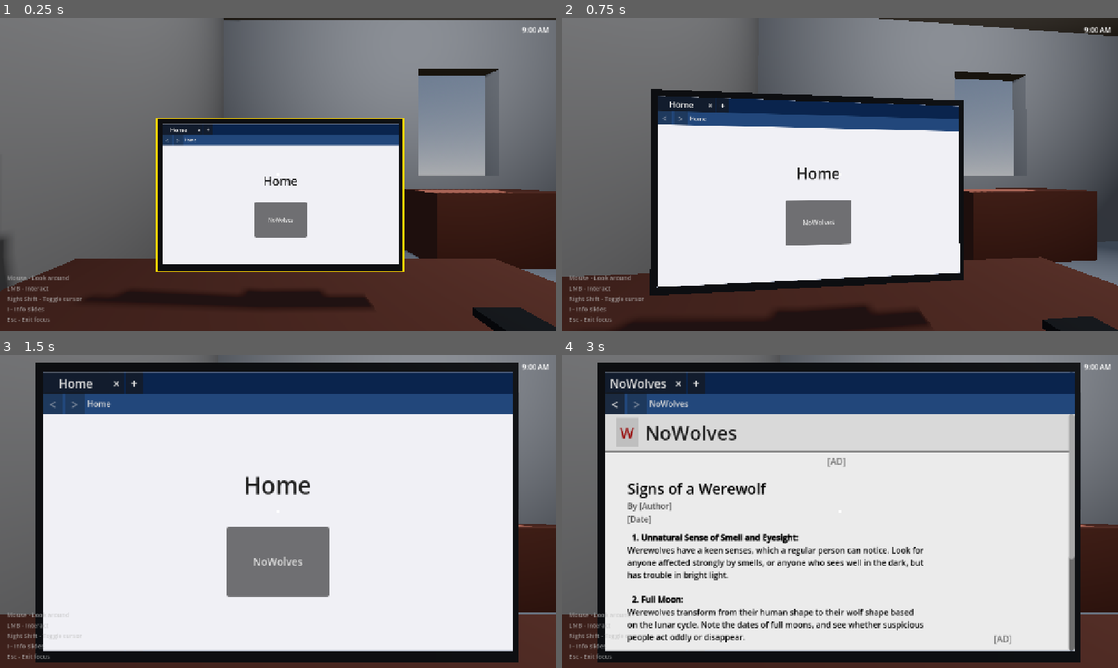
Above: before the commit, frames 1-4 (two rows, left to right).
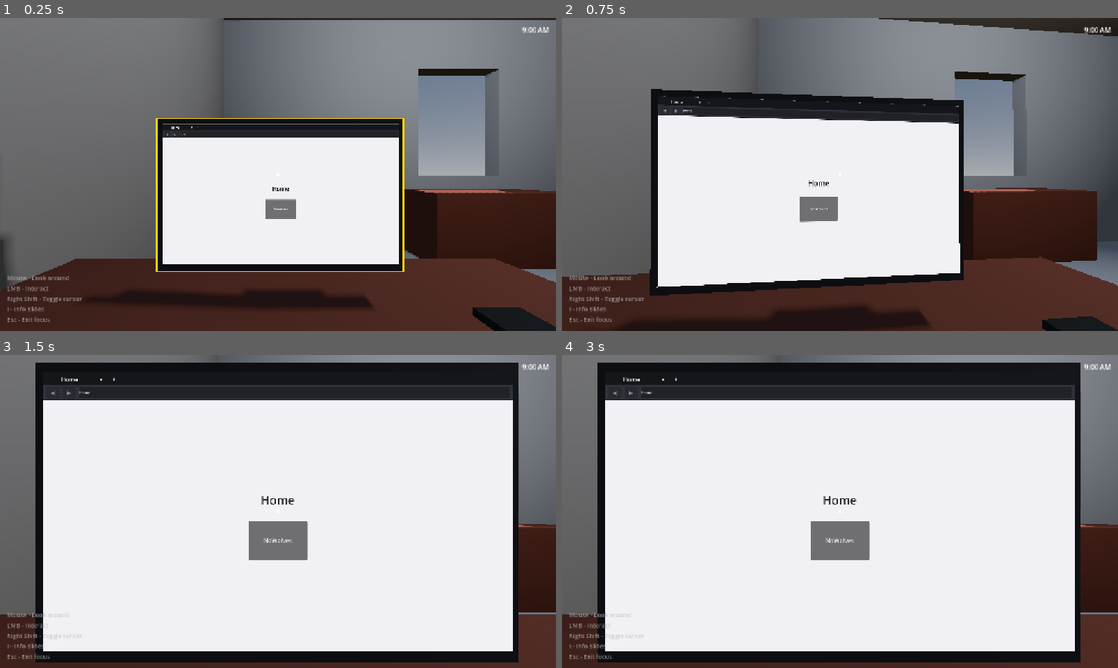
Above: after the commit, the same moments.

Repository: nickcyran/werewolf-on-campus
Game: Godot game, scene res://room/room.tscn
Same seed, same stepped clock (60 frames per second), same inputs: the game is played once before the commit and once after it.
Inputs (mouse positions are in pixels of both pictures, inside the frame that each line leads up to):
- Up to frame 1 (0.25 s): no input
- Up to frame 2 (0.75 s): tap Enter at 0.5 s; move the mouse to (867, 174) at 0.52 s; press the mouse at (867, 174) at 0.53 s
- Up to frame 3 (1.5 s): tap Space at 1.25 s; move the mouse to (166, 527) at 1.27 s; release the mouse at (166, 527) at 1.28 s; tap I (toggle_info) at 1.35 s
- Up to frame 4 (3 s): tap Enter at 2 s; move the mouse to (895, 442) at 2.02 s; hold Shift (toggle_mouse) 2.03-2.78 s; tap Space at 2.75 s; move the mouse to (812, 574) at 2.77 s; click (812, 574) at 2.85 s

The runs differ from the first frame. In frame 1, 3.7% of the frame differs, in the area x 29-72%, y 33-71%; in frame 2, 5.7%; in frame 3, 15%; in frame 4, 28%, in the area x 7-93%, y 5-95%.

Commit message:
fixed browser text scaling

Diff:
--- a/browser/browser.gd
+++ b/browser/browser.gd
@@ -11,7 +11,7 @@
 @onready var _tabs_hbox: HBoxContainer = $"Browser Content/TabStrip/TabsHBox"
 @onready var _back_btn: Button = $"Browser Content/NavBar/NavBarHBox/BackBtn"
 @onready var _forward_btn: Button = $"Browser Content/NavBar/NavBarHBox/ForwardBtn"
-@onready var _address_label: Label = $"Browser Content/NavBar/NavBarHBox/AddressLabel"
+@onready var _address_label: Label = $"Browser Content/NavBar/NavBarHBox/AddressBar/AddressLabel"
 
 var _tabs: Array[BrowserTab] = []
 var _active_tab: int = -1
@@ -25,7 +25,8 @@
 
 	_new_tab_btn = Button.new()
 	_new_tab_btn.text = "+"
-	_new_tab_btn.custom_minimum_size = Vector2(24, 0)
+	_new_tab_btn.custom_minimum_size = Vector2(40, 0)
+	_new_tab_btn.size_flags_vertical = Control.SIZE_SHRINK_END
 	_new_tab_btn.theme_type_variation = &"NewTabButton"
 	_new_tab_btn.pressed.connect(_on_new_tab_pressed)
 	_tabs_hbox.add_child(_new_tab_btn)
@@ -146,7 +147,8 @@
 
 	var btn := Button.new()
 	btn.text = "New Tab"
-	btn.custom_minimum_size = Vector2(90, 0)
+	btn.custom_minimum_size = Vector2(144, 0)
+	btn.size_flags_vertical = Control.SIZE_SHRINK_END
 	btn.clip_text = true
 	btn.text_overrun_behavior = TextServer.OVERRUN_TRIM_ELLIPSIS
 	btn.theme_type_variation = &"TabInactive"
@@ -154,7 +156,8 @@
 
 	var close_btn := Button.new()
 	close_btn.text = "\u00d7"
-	close_btn.custom_minimum_size = Vector2(20, 0)
+	close_btn.custom_minimum_size = Vector2(28, 0)
+	close_btn.size_flags_vertical = Control.SIZE_SHRINK_END
 	close_btn.theme_type_variation = &"TabClose"
 	close_btn.pressed.connect(_on_tab_close_clicked.bind(container))
 
--- a/browser/browser.tscn
+++ b/browser/browser.tscn
@@ -22,7 +22,7 @@
 anchor_bottom = 1.0
 grow_horizontal = 2
 grow_vertical = 2
-color = Color(0.503, 0.554, 0.579, 1)
+color = Color(0.11, 0.12, 0.14, 1)
 
 [node name="Browser Content" type="VBoxContainer" parent="." unique_id=763080510]
 layout_mode = 1
@@ -34,7 +34,7 @@
 theme_override_constants/separation = 0
 
 [node name="TabStrip" type="Control" parent="Browser Content" unique_id=507449811]
-custom_minimum_size = Vector2(0, 28)
+custom_minimum_size = Vector2(0, 34)
 layout_mode = 2
 
 [node name="TabStripBG" type="ColorRect" parent="Browser Content/TabStrip" unique_id=2044685492]
@@ -44,7 +44,7 @@
 anchor_bottom = 1.0
 grow_horizontal = 2
 grow_vertical = 2
-color = Color(0.06, 0.15, 0.3, 1)
+color = Color(0.09, 0.1, 0.12, 1)
 
 [node name="TabsHBox" type="HBoxContainer" parent="Browser Content/TabStrip" unique_id=1169295527]
 layout_mode = 1
@@ -53,10 +53,11 @@
 anchor_bottom = 1.0
 grow_horizontal = 2
 grow_vertical = 2
-theme_override_constants/separation = 2
+theme_override_constants/separation = 1
+metadata/_edit_use_anchors_ = true
 
 [node name="NavBar" type="Control" parent="Browser Content" unique_id=252710286]
-custom_minimum_size = Vector2(0, 26)
+custom_minimum_size = Vector2(0, 38)
 layout_mode = 2
 
 [node name="NavBarBG" type="ColorRect" parent="Browser Content/NavBar" unique_id=407574392]
@@ -66,35 +67,54 @@
 anchor_bottom = 1.0
 grow_horizontal = 2
 grow_vertical = 2
-color = Color(0.14, 0.28, 0.48, 1)
+color = Color(0.19, 0.2, 0.23, 1)
 
 [node name="NavBarHBox" type="HBoxContainer" parent="Browser Content/NavBar" unique_id=142889367]
 layout_mode = 1
-anchors_preset = 15
+anchors_preset = -1
 anchor_right = 1.0
 anchor_bottom = 1.0
-grow_horizontal = 2
-grow_vertical = 2
-theme_override_constants/separation = 4
+offset_left = 8.0
+offset_top = 4.0
+offset_right = -8.0
+offset_bottom = -4.0
+theme_override_constants/separation = 8
+alignment = 1
 
 [node name="BackBtn" type="Button" parent="Browser Content/NavBar/NavBarHBox" unique_id=332798419]
-custom_minimum_size = Vector2(26, 0)
+custom_minimum_size = Vector2(36, 28)
 layout_mode = 2
+size_flags_vertical = 4
 theme_type_variation = &"NavButton"
-text = "<"
+text = "◀"
+icon_alignment = 1
 
 [node name="ForwardBtn" type="Button" parent="Browser Content/NavBar/NavBarHBox" unique_id=206801185]
-custom_minimum_size = Vector2(26, 0)
+custom_minimum_size = Vector2(36, 28)
 layout_mode = 2
+size_flags_vertical = 4
 theme_type_variation = &"NavButton"
-text = ">"
+text = "▶"
+icon_alignment = 1
 
-[node name="AddressLabel" type="Label" parent="Browser Content/NavBar/NavBarHBox" unique_id=498520388]
+[node name="AddressBar" type="PanelContainer" parent="Browser Content/NavBar/NavBarHBox" unique_id=1080606760]
+custom_minimum_size = Vector2(0, 28)
 layout_mode = 2
 size_flags_horizontal = 3
-theme_override_colors/font_color = Color(0.85, 0.85, 0.85, 1)
+size_flags_vertical = 4
+theme_type_variation = &"AddressBar"
+
+[node name="AddressLabel" type="Label" parent="Browser Content/NavBar/NavBarHBox/AddressBar" unique_id=498520388]
+layout_mode = 2
+theme_override_colors/font_color = Color(0.78, 0.8, 0.85, 1)
 theme_override_font_sizes/font_size = 11
 vertical_alignment = 1
+text_overrun_behavior = 3
+
+[node name="ContentDivider" type="ColorRect" parent="Browser Content" unique_id=1928374651]
+custom_minimum_size = Vector2(0, 1)
+layout_mode = 2
+color = Color(0.05, 0.06, 0.08, 1)
 
 [node name="Site" type="Control" parent="Browser Content" unique_id=1084887329]
 layout_mode = 2
--- a/browser/browser_theme.tres
+++ b/browser/browser_theme.tres
@@ -1,33 +1,140 @@
 [gd_resource type="Theme" format=3 uid="uid://ds283i4swr252"]
 
+[sub_resource type="StyleBoxFlat" id="address_bar"]
+content_margin_left = 10.0
+content_margin_top = 2.0
+content_margin_right = 10.0
+content_margin_bottom = 2.0
+bg_color = Color(0.12, 0.13, 0.15, 1)
+border_width_left = 1
+border_width_top = 1
+border_width_right = 1
+border_width_bottom = 1
+border_color = Color(0.05, 0.06, 0.08, 1)
+corner_radius_top_left = 3
+corner_radius_top_right = 3
+corner_radius_bottom_right = 3
+corner_radius_bottom_left = 3
+shadow_color = Color(0, 0, 0, 0.12)
+shadow_size = 1
+shadow_offset = Vector2(0, 1)
+
+[sub_resource type="StyleBoxFlat" id="tile_normal"]
+content_margin_left = 12.0
+content_margin_top = 12.0
+content_margin_right = 12.0
+content_margin_bottom = 12.0
+bg_color = Color(0.96, 0.96, 0.97, 1)
+border_width_left = 1
+border_width_top = 1
+border_width_right = 1
+border_width_bottom = 1
+border_color = Color(0.82, 0.82, 0.84, 1)
+corner_radius_top_left = 12
+corner_radius_top_right = 12
+corner_radius_bottom_right = 12
+corner_radius_bottom_left = 12
+shadow_color = Color(0, 0, 0, 0.06)
+shadow_size = 3
+shadow_offset = Vector2(0, 2)
+
+[sub_resource type="StyleBoxFlat" id="tile_hover"]
+content_margin_left = 12.0
+content_margin_top = 12.0
+content_margin_right = 12.0
+content_margin_bottom = 12.0
+bg_color = Color(0.92, 0.93, 0.96, 1)
+border_width_left = 1
+border_width_top = 1
+border_width_right = 1
+border_width_bottom = 1
+border_color = Color(0.72, 0.74, 0.8, 1)
+corner_radius_top_left = 12
+corner_radius_top_right = 12
+corner_radius_bottom_right = 12
+corner_radius_bottom_left = 12
+shadow_color = Color(0, 0, 0, 0.1)
+shadow_size = 6
+shadow_offset = Vector2(0, 3)
+
+[sub_resource type="StyleBoxFlat" id="tile_pressed"]
+content_margin_left = 12.0
+content_margin_top = 12.0
+content_margin_right = 12.0
+content_margin_bottom = 12.0
+bg_color = Color(0.88, 0.89, 0.93, 1)
+border_width_left = 1
+border_width_top = 1
+border_width_right = 1
+border_width_bottom = 1
+border_color = Color(0.65, 0.67, 0.74, 1)
+corner_radius_top_left = 12
+corner_radius_top_right = 12
+corner_radius_bottom_right = 12
+corner_radius_bottom_left = 12
+shadow_color = Color(0, 0, 0, 0.04)
+shadow_size = 1
+shadow_offset = Vector2(0, 1)
+
 [sub_resource type="StyleBoxFlat" id="nav_disabled"]
-content_margin_left = 4.0
-content_margin_top = 2.0
-content_margin_right = 4.0
-content_margin_bottom = 2.0
-bg_color = Color(0.08, 0.15, 0.28, 1)
+content_margin_left = 0.0
+content_margin_top = 0.0
+content_margin_right = 0.0
+content_margin_bottom = 0.0
+bg_color = Color(0.14, 0.15, 0.17, 1)
+border_width_left = 1
+border_width_top = 1
+border_width_right = 1
+border_width_bottom = 1
+border_color = Color(0.08, 0.09, 0.11, 1)
 corner_radius_top_left = 3
 corner_radius_top_right = 3
 corner_radius_bottom_right = 3
 corner_radius_bottom_left = 3
 
 [sub_resource type="StyleBoxFlat" id="nav_normal"]
-content_margin_left = 4.0
-content_margin_top = 2.0
-content_margin_right = 4.0
-content_margin_bottom = 2.0
-bg_color = Color(0.12, 0.25, 0.42, 1)
+content_margin_left = 0.0
+content_margin_top = 0.0
+content_margin_right = 0.0
+content_margin_bottom = 0.0
+bg_color = Color(0.24, 0.25, 0.28, 1)
+border_width_left = 1
+border_width_top = 1
+border_width_right = 1
+border_width_bottom = 1
+border_color = Color(0.1, 0.11, 0.13, 1)
 corner_radius_top_left = 3
 corner_radius_top_right = 3
 corner_radius_bottom_right = 3
 corner_radius_bottom_left = 3
 
 [sub_resource type="StyleBoxFlat" id="nav_hover"]
-content_margin_left = 4.0
-content_margin_top = 2.0
-content_margin_right = 4.0
-content_margin_bottom = 2.0
-bg_color = Color(0.18, 0.35, 0.55, 1)
+content_margin_left = 0.0
+content_margin_top = 0.0
+content_margin_right = 0.0
+content_margin_bottom = 0.0
+bg_color = Color(0.32, 0.34, 0.38, 1)
+border_width_left = 1
+border_width_top = 1
+border_width_right = 1
+border_width_bottom = 1
+border_color = Color(0.14, 0.15, 0.18, 1)
+corner_radius_top_left = 3
+corner_radius_top_right = 3
+corner_radius_bottom_right = 3
+corner_radius_bottom_left = 3
+
+[sub_resource type="StyleBoxFlat" id="nav_pressed"]
+content_margin_left = 0.0
+content_margin_top = 0.0
+content_margin_right = 0.0
+content_margin_bottom = 0.0
+bg_color = Color(0.2, 0.21, 0.24, 1)
+border_width_left = 1
+border_width_top = 1
+border_width_right = 1
+border_width_bottom = 1
+border_color = Color(0.08, 0.09, 0.11, 1)
 corner_radius_top_left = 3
 corner_radius_top_right = 3
 corner_radius_bottom_right = 3
@@ -37,92 +144,137 @@
 content_margin_left = 4.0
 content_margin_top = 2.0
 content_margin_right = 4.0
-content_margin_bottom = 0.0
+content_margin_bottom = 2.0
 bg_color = Color(0, 0, 0, 0)
+corner_radius_top_left = 3
+corner_radius_top_right = 3
+corner_radius_bottom_right = 3
+corner_radius_bottom_left = 3
 
 [sub_resource type="StyleBoxFlat" id="newtab_hover"]
 content_margin_left = 4.0
 content_margin_top = 2.0
 content_margin_right = 4.0
-content_margin_bottom = 0.0
-bg_color = Color(0.15, 0.3, 0.5, 1)
+content_margin_bottom = 2.0
+bg_color = Color(0.22, 0.23, 0.26, 1)
+border_width_left = 1
+border_width_top = 1
+border_width_right = 1
+border_width_bottom = 1
+border_color = Color(0.12, 0.13, 0.15, 1)
+corner_radius_top_left = 3
+corner_radius_top_right = 3
+corner_radius_bottom_right = 3
+corner_radius_bottom_left = 3
+
+[sub_resource type="StyleBoxFlat" id="tab_active"]
+content_margin_left = 10.0
+content_margin_top = 3.0
+content_margin_right = 4.0
+content_margin_bottom = 0.0
+bg_color = Color(0.19, 0.2, 0.23, 1)
+border_width_left = 1
+border_width_top = 1
+border_width_right = 1
+border_color = Color(0.06, 0.07, 0.09, 1)
 corner_radius_top_left = 4
 corner_radius_top_right = 4
 
-[sub_resource type="StyleBoxFlat" id="tab_active"]
-content_margin_left = 6.0
+[sub_resource type="StyleBoxFlat" id="close_normal"]
+content_margin_left = 2.0
 content_margin_top = 2.0
 content_margin_right = 2.0
-content_margin_bottom = 0.0
-bg_color = Color(0.18, 0.36, 0.58, 1)
+content_margin_bottom = 2.0
+bg_color = Color(0, 0, 0, 0)
+corner_radius_top_left = 2
+corner_radius_top_right = 2
+corner_radius_bottom_right = 2
+corner_radius_bottom_left = 2
+
+[sub_resource type="StyleBoxFlat" id="close_hover"]
+content_margin_left = 2.0
+content_margin_top = 2.0
+content_margin_right = 2.0
+content_margin_bottom = 2.0
+bg_color = Color(0.82, 0.28, 0.28, 0.85)
+corner_radius_top_left = 2
+corner_radius_top_right = 2
+corner_radius_bottom_right = 2
+corner_radius_bottom_left = 2
+
+[sub_resource type="StyleBoxFlat" id="tab_inactive"]
+content_margin_left = 10.0
+content_margin_top = 3.0
+content_margin_right = 4.0
+content_margin_bottom = 2.0
+bg_color = Color(0.11, 0.12, 0.14, 1)
+border_width_left = 1
+border_width_top = 1
+border_width_right = 1
+border_width_bottom = 1
+border_color = Color(0.06, 0.07, 0.08, 1)
 corner_radius_top_left = 4
 corner_radius_top_right = 4
-
-[sub_resource type="StyleBoxFlat" id="close_normal"]
-content_margin_left = 2.0
-content_margin_top = 2.0
-content_margin_right = 2.0
-content_margin_bottom = 0.0
-bg_color = Color(0, 0, 0, 0)
-
-[sub_resource type="StyleBoxFlat" id="close_hover"]
-content_margin_left = 2.0
-content_margin_top = 2.0
-content_margin_right = 2.0
-content_margin_bottom = 0.0
-bg_color = Color(0.8, 0.2, 0.2, 0.6)
-corner_radius_top_left = 3
-corner_radius_top_right = 3
-corner_radius_bottom_right = 3
-corner_radius_bottom_left = 3
-
-[sub_resource type="StyleBoxFlat" id="tab_inactive"]
-content_margin_left = 6.0
-content_margin_top = 2.0
-content_margin_right = 2.0
-content_margin_bottom = 0.0
-bg_color = Color(0.08, 0.18, 0.35, 1)
+corner_radius_bottom_right = 3
+corner_radius_bottom_left = 3
+
+[sub_resource type="StyleBoxFlat" id="tab_inactive_hover"]
+content_margin_left = 10.0
+content_margin_top = 3.0
+content_margin_right = 4.0
+content_margin_bottom = 2.0
+bg_color = Color(0.15, 0.16, 0.19, 1)
+border_width_left = 1
+border_width_top = 1
+border_width_right = 1
+border_width_bottom = 1
+border_color = Color(0.09, 0.1, 0.12, 1)
 corner_radius_top_left = 4
 corner_radius_top_right = 4
-
-[sub_resource type="StyleBoxFlat" id="tab_inactive_hover"]
-content_margin_left = 6.0
-content_margin_top = 2.0
-content_margin_right = 2.0
-content_margin_bottom = 0.0
-bg_color = Color(0.13, 0.27, 0.465, 1)
-corner_radius_top_left = 4
-corner_radius_top_right = 4
+corner_radius_bottom_right = 3
+corner_radius_bottom_left = 3
 
 [resource]
-NavButton/colors/font_color = Color(0.85, 0.85, 0.85, 1)
-NavButton/colors/font_disabled_color = Color(0.4, 0.4, 0.5, 1)
-NavButton/font_sizes/font_size = 12
+AddressBar/styles/normal = SubResource("address_bar")
+HomeTile/colors/font_color = Color(0.2, 0.22, 0.26, 1)
+HomeTile/colors/font_hover_color = Color(0.1, 0.12, 0.18, 1)
+HomeTile/font_sizes/font_size = 13
+HomeTile/styles/focus = SubResource("tile_normal")
+HomeTile/styles/hover = SubResource("tile_hover")
+HomeTile/styles/normal = SubResource("tile_normal")
+HomeTile/styles/pressed = SubResource("tile_pressed")
+NavButton/colors/font_color = Color(0.78, 0.8, 0.84, 1)
+NavButton/colors/font_disabled_color = Color(0.35, 0.36, 0.4, 1)
+NavButton/colors/font_hover_color = Color(0.92, 0.93, 0.96, 1)
+NavButton/font_sizes/font_size = 11
 NavButton/styles/disabled = SubResource("nav_disabled")
 NavButton/styles/focus = SubResource("nav_normal")
 NavButton/styles/hover = SubResource("nav_hover")
 NavButton/styles/normal = SubResource("nav_normal")
-NavButton/styles/pressed = SubResource("nav_normal")
-NewTabButton/colors/font_color = Color(0.7, 0.7, 0.7, 1)
+NavButton/styles/pressed = SubResource("nav_pressed")
+NewTabButton/colors/font_color = Color(0.6, 0.62, 0.66, 1)
+NewTabButton/colors/font_hover_color = Color(0.85, 0.86, 0.9, 1)
 NewTabButton/font_sizes/font_size = 14
 NewTabButton/styles/focus = SubResource("newtab_normal")
 NewTabButton/styles/hover = SubResource("newtab_hover")
 NewTabButton/styles/normal = SubResource("newtab_normal")
 NewTabButton/styles/pressed = SubResource("newtab_hover")
-TabActive/colors/font_color = Color(0.9, 0.9, 0.9, 1)
-TabActive/font_sizes/font_size = 11
+TabActive/colors/font_color = Color(0.92, 0.93, 0.96, 1)
+TabActive/font_sizes/font_size = 5
 TabActive/styles/focus = SubResource("tab_active")
 TabActive/styles/hover = SubResource("tab_active")
 TabActive/styles/normal = SubResource("tab_active")
 TabActive/styles/pressed = SubResource("tab_active")
-TabClose/colors/font_color = Color(0.7, 0.7, 0.7, 1)
-TabClose/font_sizes/font_size = 10
+TabClose/colors/font_color = Color(0.55, 0.56, 0.6, 1)
+TabClose/colors/font_hover_color = Color(1, 1, 1, 1)
+TabClose/font_sizes/font_size = 7
 TabClose/styles/focus = SubResource("close_normal")
 TabClose/styles/hover = SubResource("close_hover")
 TabClose/styles/normal = SubResource("close_normal")
 TabClose/styles/pressed = SubResource("close_hover")
-TabInactive/colors/font_color = Color(0.9, 0.9, 0.9, 1)
-TabInactive/font_sizes/font_size = 11
+TabInactive/colors/font_color = Color(0.6, 0.62, 0.66, 1)
+TabInactive/colors/font_hover_color = Color(0.8, 0.82, 0.86, 1)
+TabInactive/font_sizes/font_size = 5
 TabInactive/styles/focus = SubResource("tab_inactive")
 TabInactive/styles/hover = SubResource("tab_inactive_hover")
 TabInactive/styles/normal = SubResource("tab_inactive")
--- a/room/room.tscn
+++ b/room/room.tscn
@@ -27,6 +27,7 @@
 [sub_resource type="StandardMaterial3D" id="StandardMaterial3D_3vqul"]
 resource_local_to_scene = true
 shading_mode = 0
+texture_filter = 1
 albedo_texture = SubResource("ViewportTexture_34v3w")
 
 [sub_resource type="BoxShape3D" id="BoxShape3D_phone"]
@@ -73,7 +74,12 @@
 surface_material_override/0 = SubResource("StandardMaterial3D_3vqul")
 
 [node name="SubViewport" type="SubViewport" parent="Interactables/Computer/Screen" unique_id=2123028240]
-size = Vector2i(640, 360)
+size = Vector2i(1280, 720)
+gui_snap_controls_to_pixels = true
+content_scale_factor = 1.0
+disable_3d = true
+snap_2d_transforms_to_pixel = true
+snap_2d_vertices_to_pixel = true
 render_target_update_mode = 4
 
 [node name="Browser" parent="Interactables/Computer/Screen/SubViewport" unique_id=1089262983 instance=ExtResource("4_34v3w")]
--- a/sites/browser_home.gd
+++ b/sites/browser_home.gd
@@ -17,8 +17,8 @@
 func _add_tile(text: String, scene: PackedScene) -> void:
 	var btn := Button.new()
 	btn.text = text
-	btn.custom_minimum_size = Vector2(140, 90)
-	btn.add_theme_font_size_override("font_size", 14)
+	btn.custom_minimum_size = Vector2(160, 100)
+	btn.theme_type_variation = &"HomeTile"
 	btn.pressed.connect(_navigate_to.bind(scene))
 	_grid.add_child(btn)
 
Not shown: 1 places in browser/browser.tscn that only renumber resources
